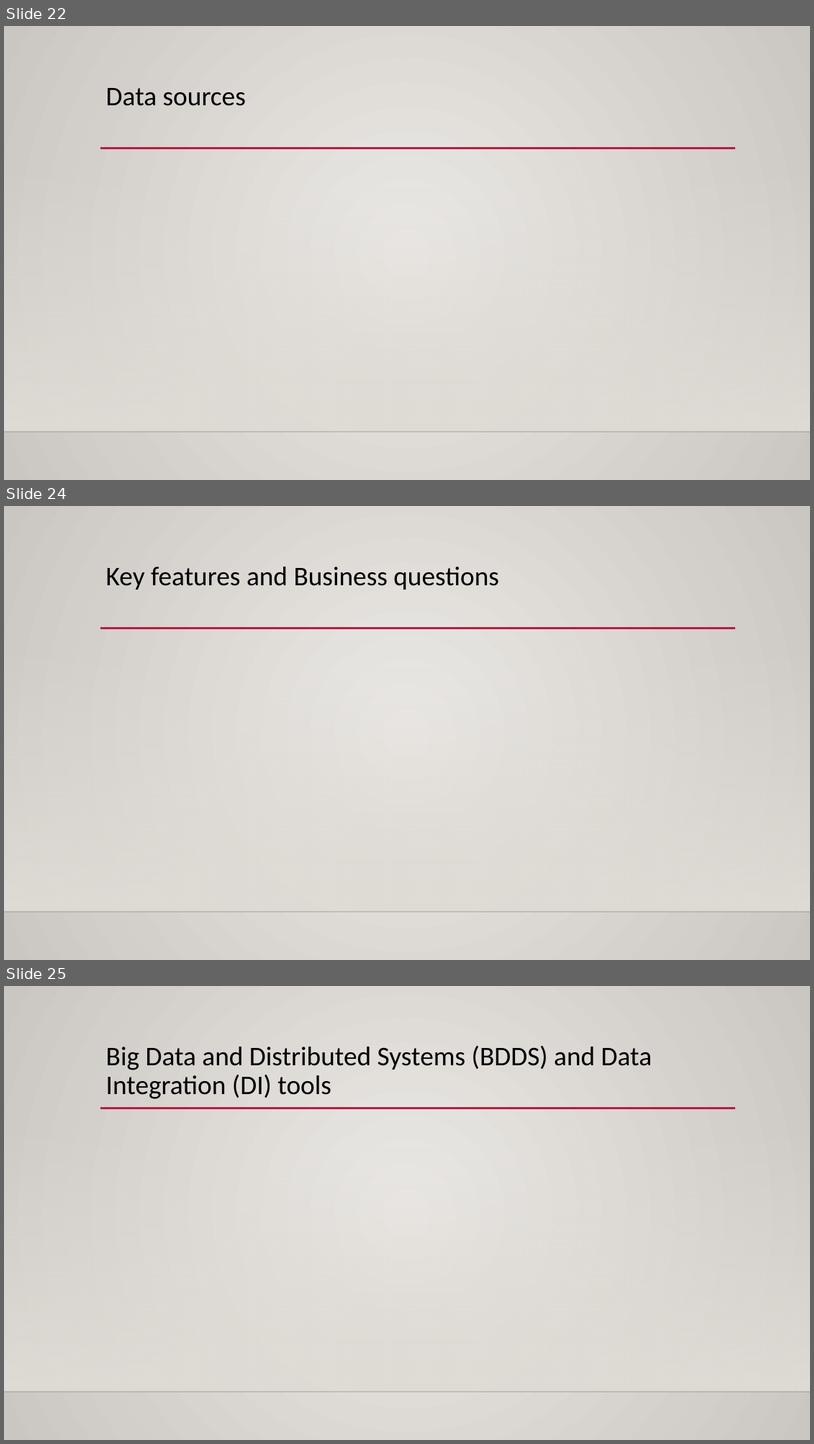
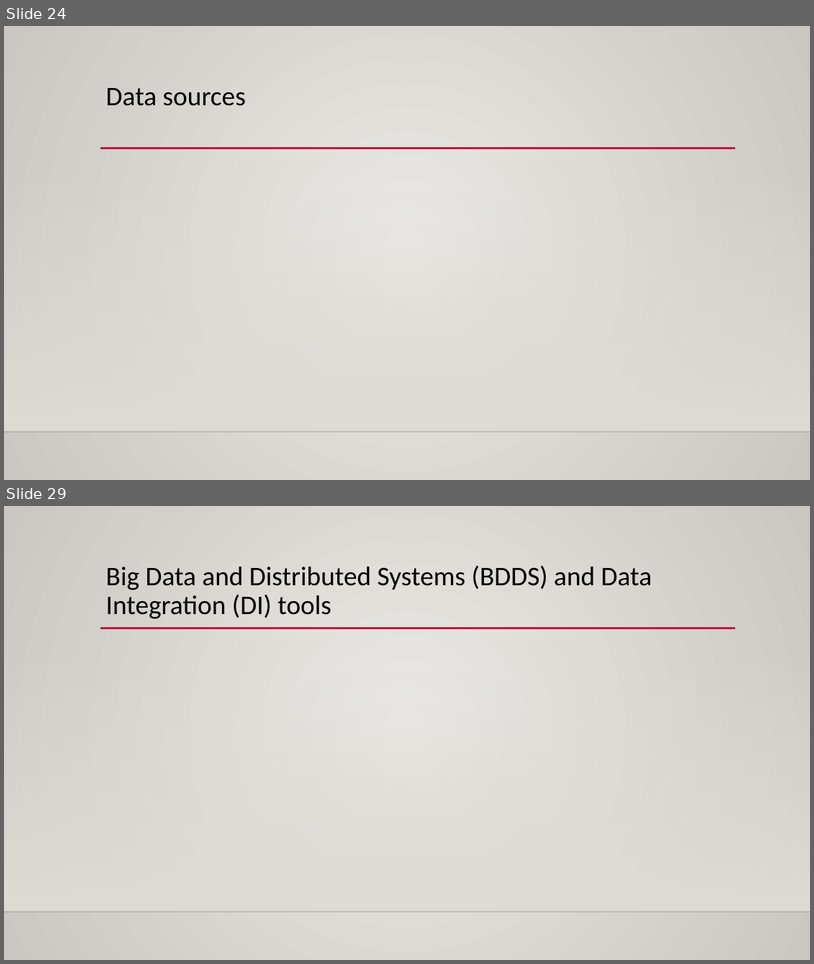
Before and after one commit to mahyarshu/Gigalytics, a slide deck: documents/Presentation/Innovators.pptx. Shown one above the other, each under a label of ours: slides 22, 24 and 25 before the commit, slides 24 and 29 after it; the slides between them are not shown. The pictures are 814x1444 and 814x964 pixels, drawn with LibreOffice and Linux fonts; fonts in the diff are those of the drawing; background and template pictures are left out. Boxes give left, top, right and bottom in pixels: in the first picture for what was removed or moved away, otherwise in the second. Text is boxed around its words. In the diff, an @@ line names an element or a change of style, - is before the commit and + after.

```diff
--- a/documents/Presentation/Innovators.pptx
+++ b/documents/Presentation/Innovators.pptx
@@ slide 24 removed at [4,506,810,960], background gradient #ECEAE7 to #CAC7C1; not listed: 3 template elements that a slide beside it also shows @@
@@ title removed at [106,566,499,590] @@
-Key features and Business questions
@@ what was slide 22 is now slide 24 @@
@@ what was slide 25 is now slide 29 @@
```
Also in this commit, not shown: 6 slides changed, 10 slides added, 1 other slide removed.
